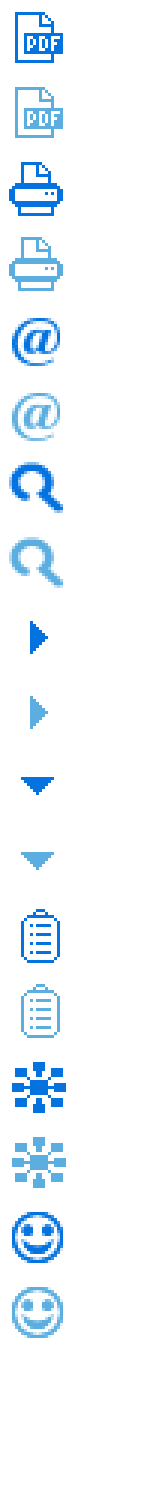
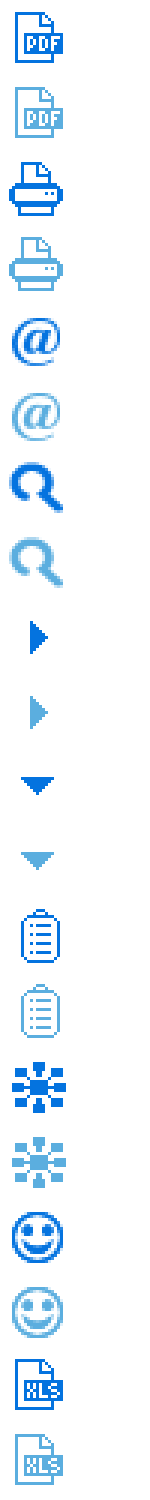
Before/after of a (150, 1500) layered artwork. What changed in the layer stack:
added group "XLS" with 2 layers above "PDF" over (15, 1359, 63, 1485)
added layer "pdf icn" (1st of 2, in "XLS") in group "XLS" over (15, 1359, 63, 1410)
added layer "pdf icn copy" (1st of 2, in "XLS") in group "XLS" over (15, 1434, 63, 1485)
